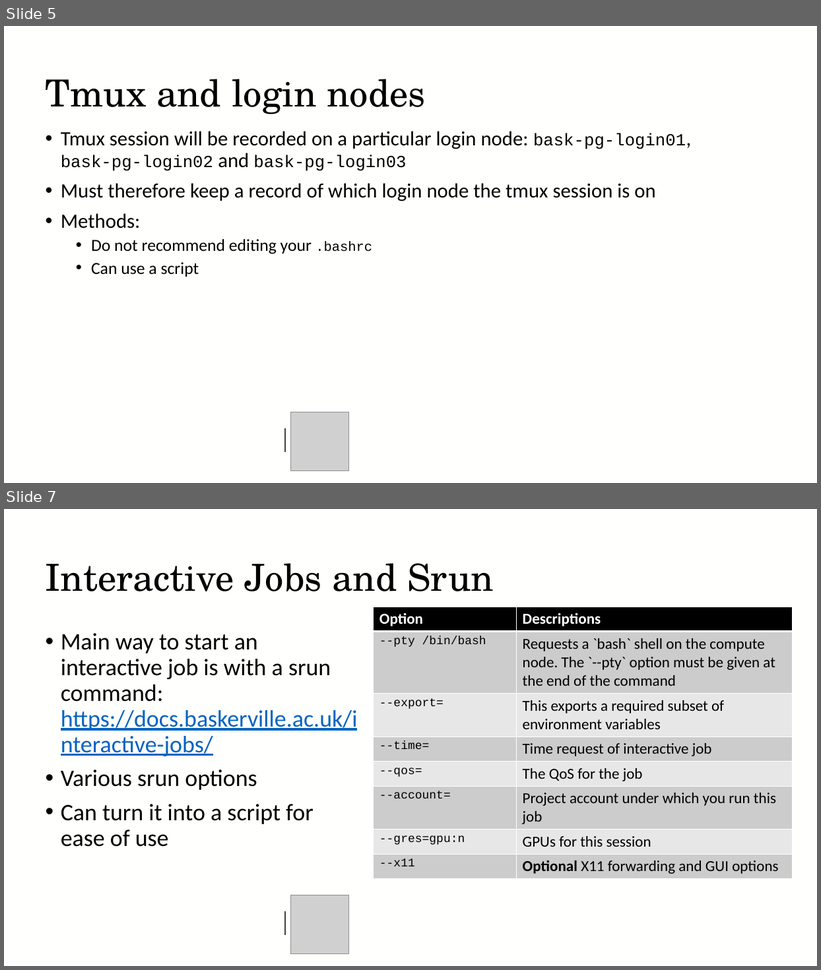
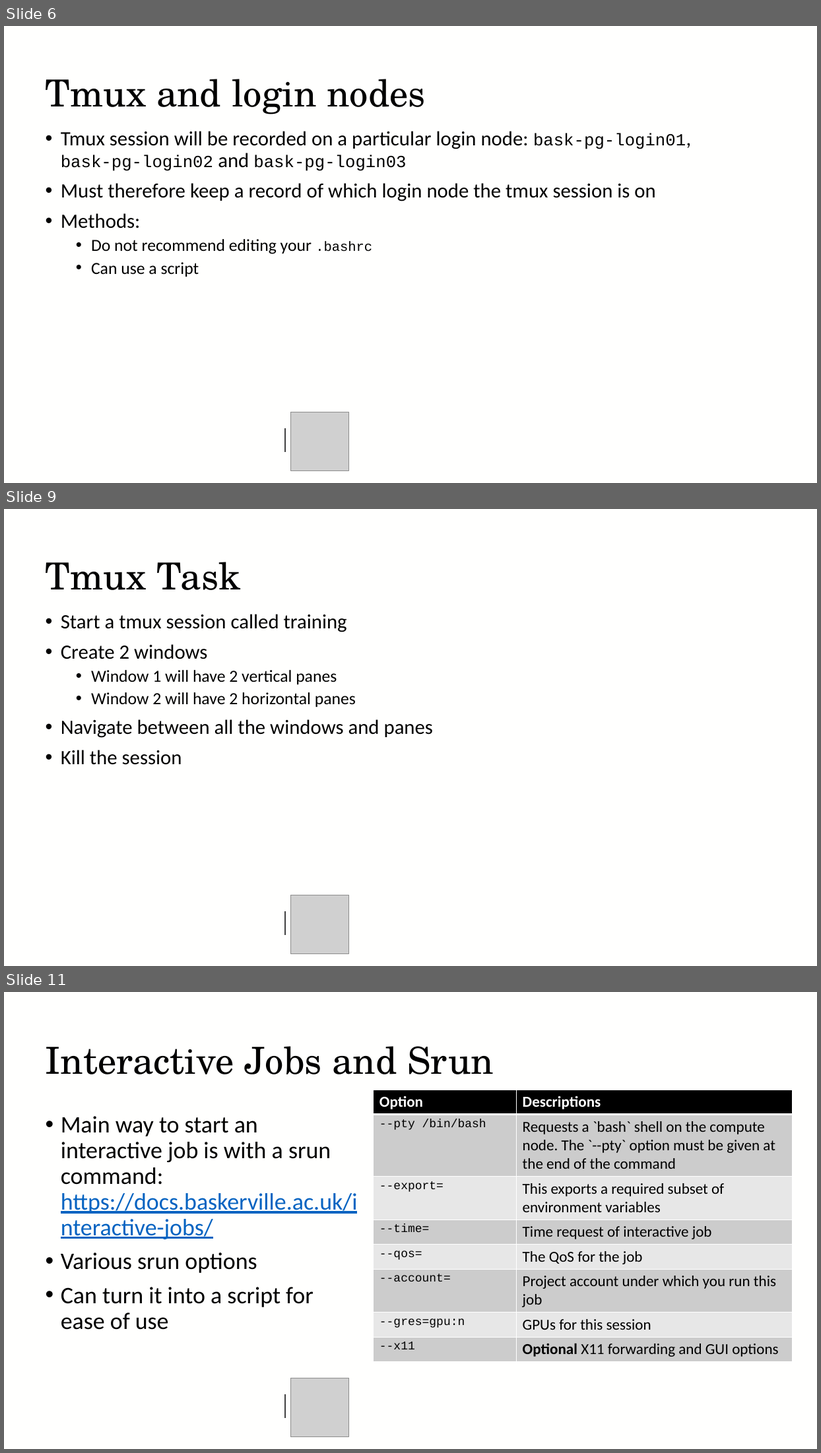
Before and after one commit to baskerville-hpc/2025-01-16-RFI-DLS-training, a slide deck: Interactive_jobs/Baskerville-Interactive-jobs.pptx. Shown one above the other, each under a label of ours: slides 5 and 7 before the commit, slides 6, 9 and 11 after it; the slides between them are not shown. The pictures are 821x970 and 821x1453 pixels, drawn with LibreOffice and Linux fonts; fonts in the diff are those of the drawing; grey boxes stand for pictures; background and template pictures are left out. Boxes give left, top, right and bottom in pixels: in the first picture for what was removed or moved away, otherwise in the second. Text is boxed around its words. In the diff, an @@ line names an element or a change of style, - is before the commit and + after.

```diff
--- a/Interactive_jobs/Baskerville-Interactive-jobs.pptx
+++ b/Interactive_jobs/Baskerville-Interactive-jobs.pptx
@@ slide 9 added at (x1=4, y1=509, x2=817, y2=966), background #FFFFFE @@
@@ title added at (x1=46, y1=562, x2=241, y2=590), 44 pt, text #000000 @@
+Tmux Task
@@ text added at (x1=61, y1=614, x2=433, y2=765), 24 pt, text #000000 @@
+• Start a tmux session called training
+• Create 2 windows
+  • Window 1 will have 2 vertical panes
+  • Window 2 will have 2 horizontal panes
+• Navigate between all the windows and panes
+• Kill the session
@@ picture added at (x1=290, y1=896, x2=349, y2=955) @@
@@ line added from (285, 912) to (285, 935), #404040 1 pt @@
@@ what was slide 5 is now slide 6 @@
@@ what was slide 7 is now slide 11 @@
```
Also in this commit, not shown: 5 slides changed, 18 other slides added.
